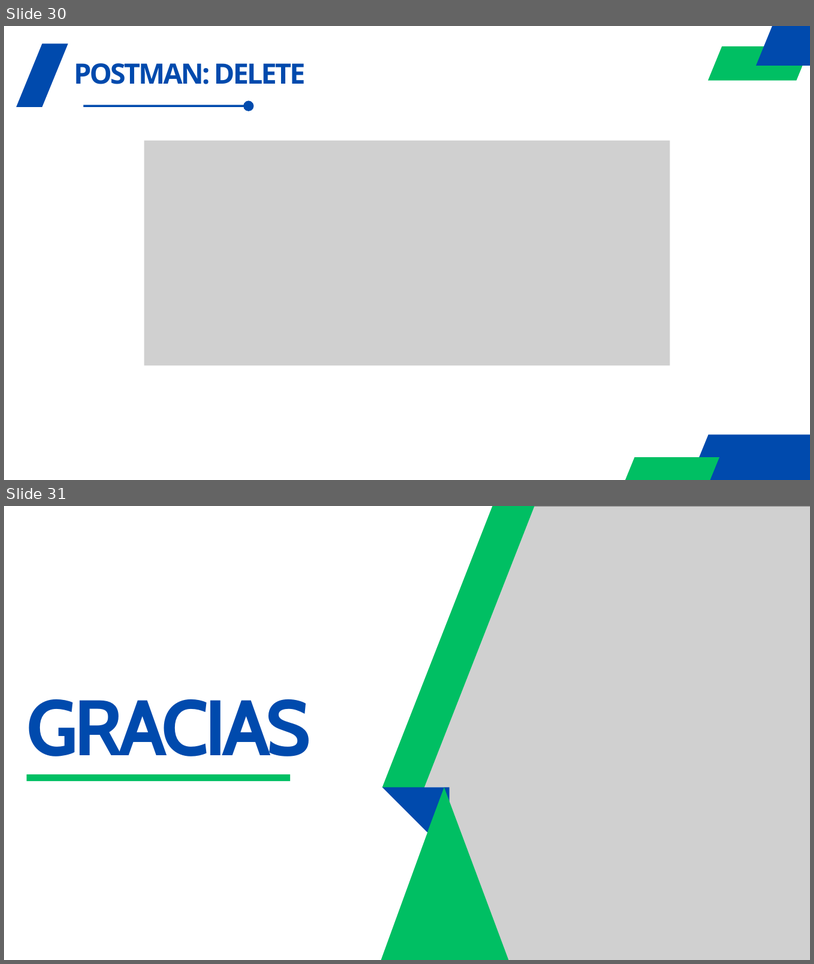
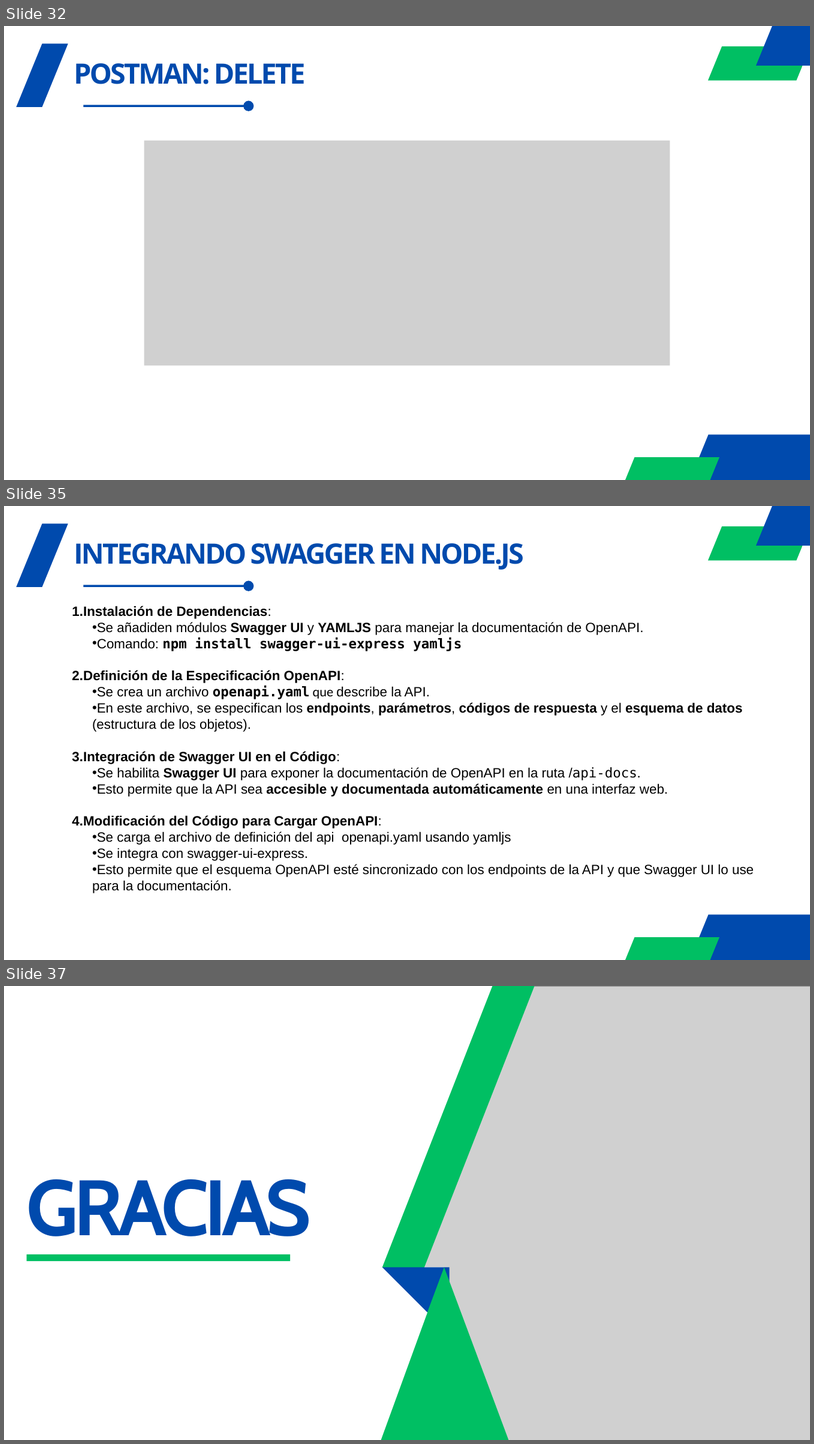
Before and after one commit to agorosti/programacion-servidores-web, a slide deck: Temario/Tema 8/08.- Tema 8 - Fundamentos NodeJS.pptx. Shown one above the other, each under a label of ours: slides 30 and 31 before the commit, slides 32, 35 and 37 after it; the slides between them are not shown. The pictures are 814x964 and 814x1444 pixels, drawn with LibreOffice and Linux fonts; fonts in the diff are those of the drawing; grey boxes stand for pictures. Boxes give left, top, right and bottom in pixels: in the first picture for what was removed or moved away, otherwise in the second. Text is boxed around its words. In the diff, an @@ line names an element or a change of style, - is before the commit and + after.

```diff
--- a/Temario/Tema 8/08.- Tema 8 - Fundamentos NodeJS.pptx
+++ b/Temario/Tema 8/08.- Tema 8 - Fundamentos NodeJS.pptx
@@ slide 35 added at (4, 506, 810, 960), background #FFFFFF @@
@@ freeform shape added at (759, 506, 810, 543), fill #004AAD, outline #004AAD 7.5 pt @@
@@ freeform shape added at (16, 524, 68, 587), fill #004AAD @@
@@ freeform shape added at (711, 529, 807, 558), fill #00BF63, outline #00BF63 7.5 pt @@
@@ text added at (74, 543, 524, 570), 50 pt, text #004AAD, bold @@
+INTEGRANDO SWAGGER EN NODE.JS
@@ arrow added from (83, 586) to (249, 586), #004AAD 3.75 pt @@
@@ text added at (72, 606, 754, 893), 24 pt, text #000000 @@
+1. Instalación de Dependencias:
+  • Se añadiden módulos Swagger UI y YAMLJS para manejar la documentación de OpenAPI.
+  • Comando: npm install swagger-ui-express yamljs
+2. Definición de la Especificación OpenAPI:
+  • Se crea un archivo openapi.yaml que describe la API.
+  • En este archivo, se especifican los endpoints, parámetros, códigos de respuesta y el esquema de datos (estructura de los objetos).
+3. Integración de Swagger UI en el Código:
+  • Se habilita Swagger UI para exponer la documentación de OpenAPI en la ruta /api-docs.
+  • Esto permite que la API sea accesible y documentada automáticamente en una interfaz web.
+4. Modificación del Código para Cargar OpenAPI:
+  • Se carga el archivo de definición del api openapi.yaml usando yamljs
+  • Se integra con swagger-ui-express.
+  • Esto permite que el esquema OpenAPI esté sincronizado con los endpoints de la API y que Swagger UI lo use para la documentación.
@@ freeform shape added at (690, 914, 810, 959), fill #004AAD @@
@@ freeform shape added at (626, 937, 720, 960), fill #00BF63 @@
@@ what was slide 30 is now slide 32 @@
@@ what was slide 31 is now slide 37 @@
```
Also in this commit, not shown: 5 slides changed, 6 other slides added, 1 slide removed, 12 other files.
